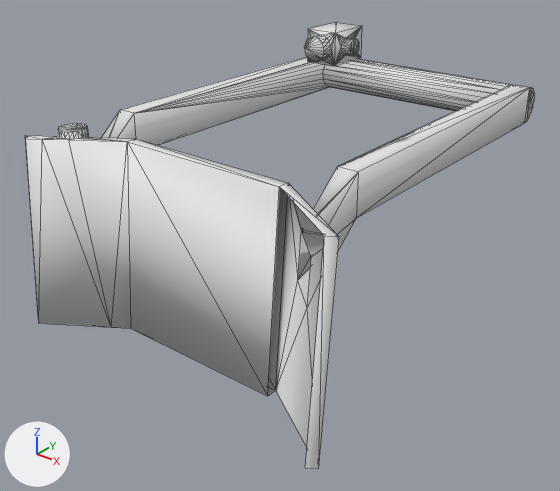
The Blender file Assets/models/dozer.blend as it was, and as the next commit left it.
The view is the same before and after, from a 50 mm lens placed at (8.98, -13.64, 8.39), pointed at (0.02, -2.43, 1.45). The axes (+X, +Y, +Z) are drawn at lower left. The lights are the same throughout. Mesh edges are drawn as thin lines. The same objects are shown in both versions, whatever each file hides.

The scene before the commit, as lines of its bpy script (objects in view):
```python
me_obj_0_001 = bpy.data.meshes.new('obj_0.001')
me_obj_0_001.from_pydata(...)  # 127 vertices, 250 faces; spans x -3.6..3.6, y -3.73..0.4, z -0.4..8.79
# faces by material slot: [135, 115]
me_obj_0_001.materials.append(mat_color_14541540_001)  # white #e7e7e7
me_obj_0_001.materials.append(mat_color_14900002_001)  # white #e7e7e7
# before: 4 (3.43, -3.73, 8.79) at pixel (305, 467), 5 (3.6, -3.73, 8.67) at pixel (318, 468), 6 (3.43, 0.13, 8.45) at pixel (324, 235), 31 (1.8, -3.73, 7.74) at pixel (267, 396), 32 (1.8, -3.73, 7.52) at pixel (275, 390)
# before: 44 (1.8, 0.13, 7.4) at pixel (279, 186)
me_obj_0_004 = bpy.data.meshes.new('obj_0.004')
me_obj_0_004.from_pydata(...)  # 92 vertices, 180 faces; spans x -0.267..0.419, y -0.252..0.271, z -0.448..0.533
me_obj_0_004.polygons.foreach_set('use_smooth', [True] * 180)
me_obj_0_004.materials.append(mat_color_6383466_001)  # white #e7e7e7
ob_obj_0_001 = bpy.data.objects.new('obj_0.001', me_obj_0_001)
ob_obj_0_001.location = (0.0, 2.73, 3.73)
ob_obj_0_001.rotation_euler = (1.571, 0.0, 0.0)  # degrees (90, 0, 0)
ob_obj_0_004 = bpy.data.objects.new('obj_0.004', me_obj_0_004)
ob_obj_0_004.location = (1.6, -3.0, 5.8)
ob_obj_0_004.rotation_euler = (1.571, 0.0, 0.0)  # degrees (90, 0, 0)
```
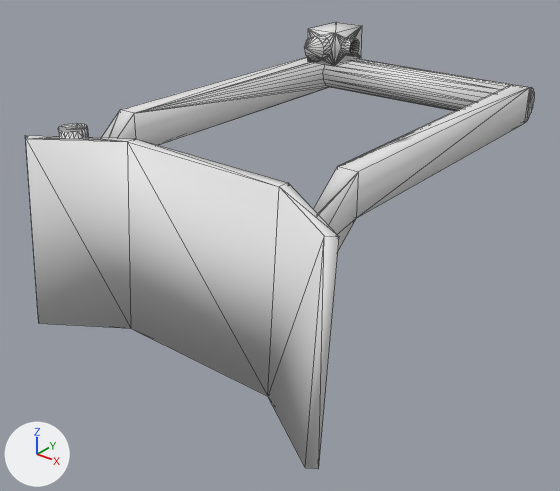
Location of each change, (x1, y1, x2, y2) in pixels of the pictures (560 x 491 px):
part 1 of me_obj_0_001, cut back
    both: (26, 135, 131, 328)
part 2 of me_obj_0_001, added
    after: (268, 187, 324, 467)

Patch to the scene script:
```diff
--- a/Assets/models/dozer.blend.py
+++ b/Assets/models/dozer.blend.py
@@ me_obj_0_001 @@
 # used by ob_obj_0_001; location = (0.0, 2.73, 3.73); rotation_euler = (1.571, 0.0, 0.0), in degrees (90, 0, 0)
 # verts and faces of me_obj_0_001; kept vertices keep their numbers, new ones are numbered from 127
-me_obj_0_001.from_pydata(...)  # 127 vertices, 250 faces; spans x -3.6..3.6, y -3.73..0.4, z -0.4..8.79
+me_obj_0_001.from_pydata(...)  # 124 vertices, 248 faces; spans x -3.6..3.6, y -3.73..0.4, z -0.4..8.79
+# me_obj_0_001 part 1
+# 3 vertices are removed from x -3.16..-2.14, y -3.73..0.13, z 7.96..8.28
+# 17 faces are deleted
+# 11 new faces join them, mat_color_14541540_001 (white #e7e7e7), smooth
+# me_obj_0_001 part 2
+faces += [(4, 6, 31), (6, 44, 31), (4, 31, 5), (5, 31, 32)]  # mat_color_14541540_001 (white #e7e7e7), smooth
 me_obj_0_001.materials.append(mat_color_14541540_001)
```
